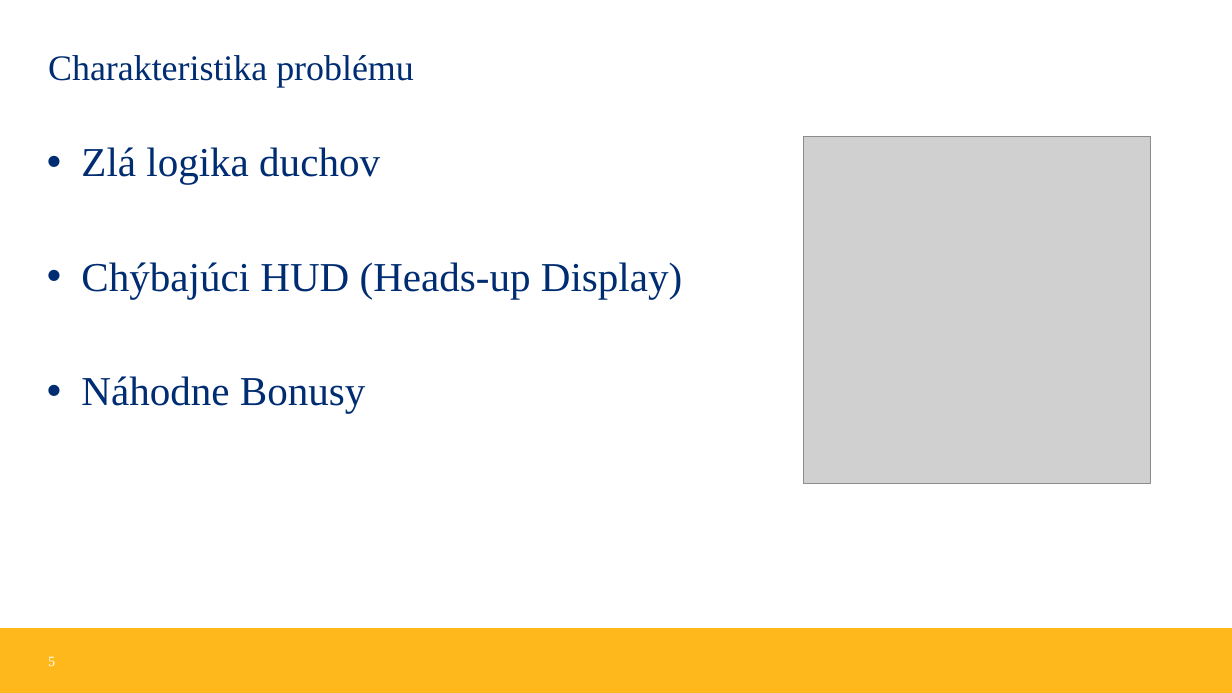
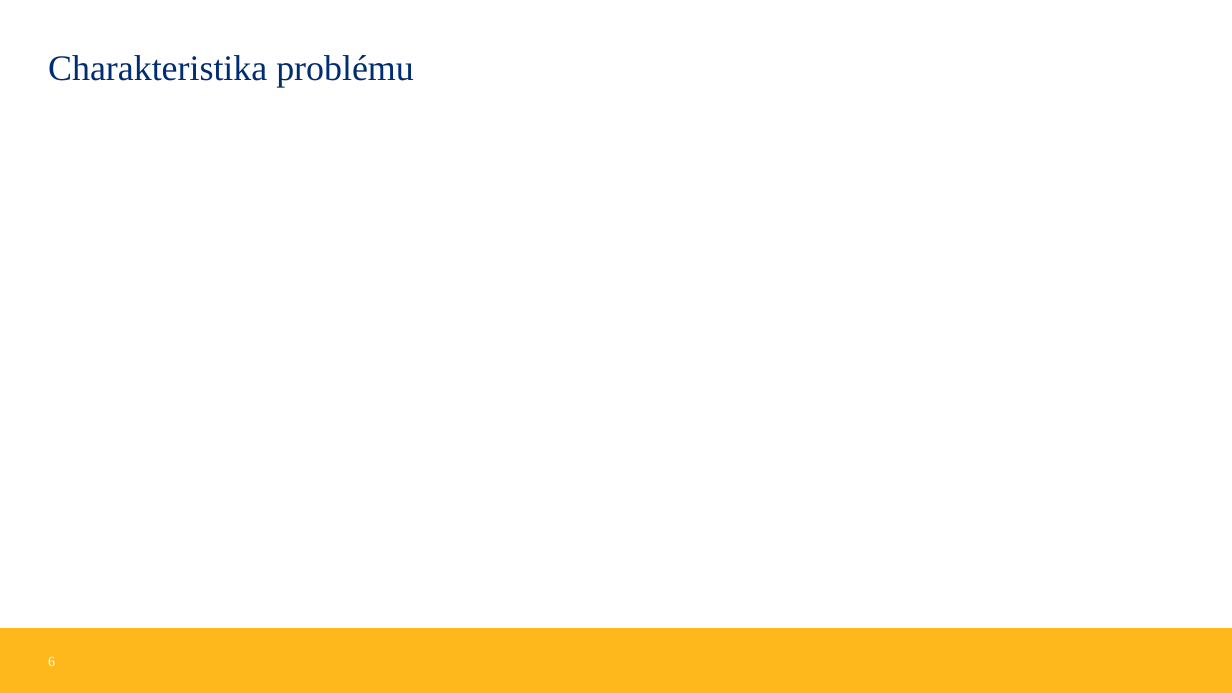
Before and after one commit to M4kovka/T2-PacMan, a slide deck: slide 6 of Pac-ManV3_animated.pptx (slide 5 before the commit). Drawn at 1232x693 pixels with LibreOffice and Linux fonts; fonts in the diff are those of the drawing; grey boxes stand for pictures; background and template pictures are left out. Boxes give left, top, right and bottom in pixels: in the first picture for what was removed or moved away, otherwise in the second. Text is boxed around its words. In the diff, an @@ line names an element or a change of style, - is before the commit and + after.

```diff
--- a/Pac-ManV3_animated.pptx
+++ b/Pac-ManV3_animated.pptx
@@ text removed at bbox=[81, 147, 682, 413] @@
-• Zlá logika duchov
-• Chýbajúci HUD (Heads-up Display)
-• Náhodne Bonusy
@@ picture removed at bbox=[804, 137, 1151, 483] @@
@@ page number at bbox=[48, 656, 55, 666]: text changed @@
-5
+6
```
Also in this commit, not shown: 2 other slides changed, 3 slides added.
